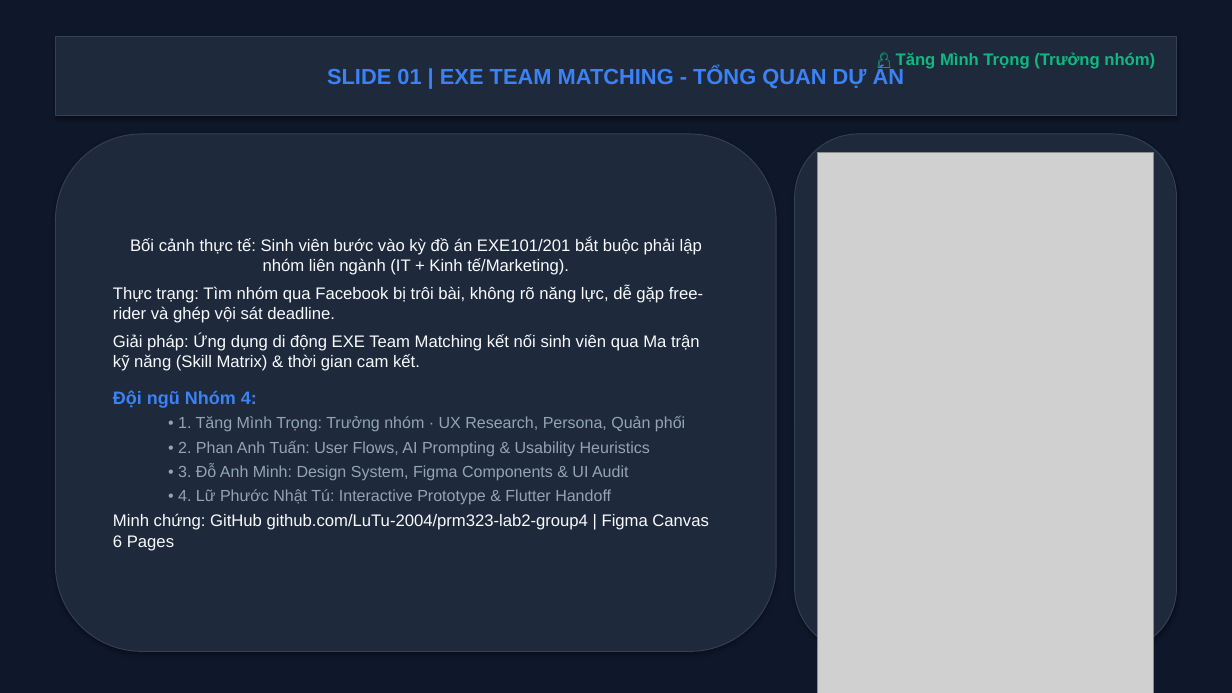
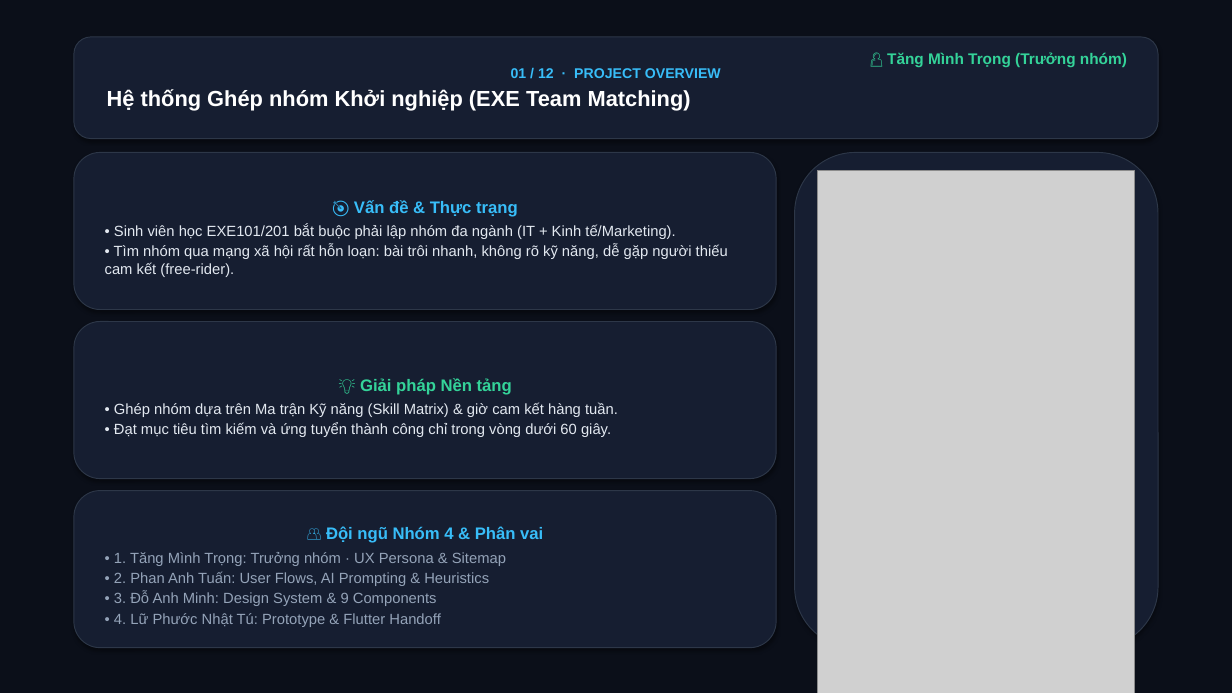
Before and after one commit to LuTu-2004/prm323-lab2-group4, a slide deck: slide 1 of docs/PRM323_Lab2_Nhom4_Slides.pptx. Drawn at 1232x693 pixels with LibreOffice and Linux fonts; fonts in the diff are those of the drawing; grey boxes stand for pictures. Boxes give left, top, right and bottom in pixels: in the first picture for what was removed or moved away, otherwise in the second. Text is boxed around its words. In the diff, an @@ line names an element or a change of style, - is before the commit and + after.

Commit message:
refactor(docs): redesign slides with clean 3-card layout, balanced spacing, and high contrast visual hierarchy

```diff
--- a/docs/PRM323_Lab2_Nhom4_Slides.pptx
+++ b/docs/PRM323_Lab2_Nhom4_Slides.pptx
@@ rectangle at [0, 0, 1232, 693]: fill #0F172A to #0B0F19; outline #0F172A 0.75 pt to none @@
@@ rounded rectangle "01 / 12 · PROJECT ...": place and size @@
-rounded rectangle "01 / 12 · PROJECT ..." at [55, 37, 1177, 116]
+rounded rectangle "01 / 12 · PROJECT ..." at [74, 37, 1158, 139]
@@ rounded rectangle "01 / 12 · PROJECT ..." at [74, 37, 1158, 139]: rectangle to rounded rectangle; fill #1E293B to #161E31; outline #334155 0.75 pt to #2D3748 0.75 pt @@
@@ text "👤 Tăng Mình Trọng (Trưởng ...": place and size @@
-text "👤 Tăng Mình Trọng (Trưởng ..." at [896, 52, 1155, 69]
+text "👤 Tăng Mình Trọng (Trưởng ..." at [887, 52, 1127, 67]
@@ text "👤 Tăng Mình Trọng (Trưởng ..." at [887, 52, 1127, 67]: size 13 to 12 pt, text colour #10B981 to #34D399 @@
@@ text in rounded rectangle at [107, 68, 721, 110]: text changed; text colour #3B82F6 to #FFFFFF @@
-SLIDE 01 | EXE TEAM MATCHING - TỔNG QUAN DỰ ÁN
+01 / 12 · PROJECT OVERVIEW
+Hệ thống Ghép nhóm Khởi nghiệp (EXE Team Matching)
@@ rounded rectangle "🎯 Vấn đề & Thực ...": place and size @@
-rounded rectangle "🎯 Vấn đề & Thực ..." at [55, 134, 776, 652]
+rounded rectangle "🎯 Vấn đề & Thực ..." at [74, 152, 776, 310]
@@ rounded rectangle "🎯 Vấn đề & Thực ..." at [74, 152, 776, 310]: fill #1E293B to #161E31; outline #334155 0.75 pt to #2D3748 0.75 pt @@
@@ rounded rectangle at [795, 152, 1158, 648]: fill #1E293B to #161E31; outline #334155 0.75 pt to #2D3748 0.75 pt @@
@@ rounded rectangle: place and size @@
-rounded rectangle at [795, 134, 1177, 652]
+rounded rectangle at [795, 152, 1158, 648]
@@ picture: place and size @@
-picture at [818, 152, 1153, 693]
+picture at [818, 171, 1135, 693]
@@ text in rounded rectangle at [105, 200, 728, 277]: text changed; size 13 to 11.5 pt; text colour #F8FAFC to #E2E8F0 @@
-Bối cảnh thực tế: Sinh viên bước vào kỳ đồ án EXE101/201 bắt buộc phải lập nhóm liên ngành (IT + Kinh tế/Marketing).
-Thực trạng: Tìm nhóm qua Facebook bị trôi bài, không rõ năng lực, dễ gặp free-rider và ghép vội sát deadline.
-Giải pháp: Ứng dụng di động EXE Team Matching kết nối sinh viên qua Ma trận kỹ năng (Skill Matrix) & thời gian cam kết.
-Đội ngũ Nhóm 4:
-  • 1. Tăng Mình Trọng: Trưởng nhóm · UX Research, Persona, Quản phối
-  • 2. Phan Anh Tuấn: User Flows, AI Prompting & Usability Heuristics
-  • 3. Đỗ Anh Minh: Design System, Figma Components & UI Audit
-  • 4. Lữ Phước Nhật Tú: Interactive Prototype & Flutter Handoff
-Minh chứng: GitHub github.com/LuTu-2004/prm323-lab2-group4 | Figma Canvas 6 Pages
+🎯 Vấn đề & Thực trạng
+• Sinh viên học EXE101/201 bắt buộc phải lập nhóm đa ngành (IT + Kinh tế/Marketing).
+• Tìm nhóm qua mạng xã hội rất hỗn loạn: bài trôi nhanh, không rõ kỹ năng, dễ gặp người thiếu cam kết (free-rider).
@@ rounded rectangle added at [74, 322, 776, 479], fill #161E31, outline #2D3748 0.75 pt, 11.5 pt, text #E2E8F0 @@
+💡 Giải pháp Nền tảng
+• Ghép nhóm dựa trên Ma trận Kỹ năng (Skill Matrix) & giờ cam kết hàng tuần.
+• Đạt mục tiêu tìm kiếm và ứng tuyển thành công chỉ trong vòng dưới 60 giây.
@@ rounded rectangle added at [74, 491, 776, 648], fill #161E31, outline #2D3748 0.75 pt, 11.5 pt, text #94A3B8 @@
+👥 Đội ngũ Nhóm 4 & Phân vai
+• 1. Tăng Mình Trọng: Trưởng nhóm · UX Persona & Sitemap
+• 2. Phan Anh Tuấn: User Flows, AI Prompting & Heuristics
+• 3. Đỗ Anh Minh: Design System & 9 Components
+• 4. Lữ Phước Nhật Tú: Prototype & Flutter Handoff
```
Also in this commit, not shown: 11 other slides changed, 1 other file.
